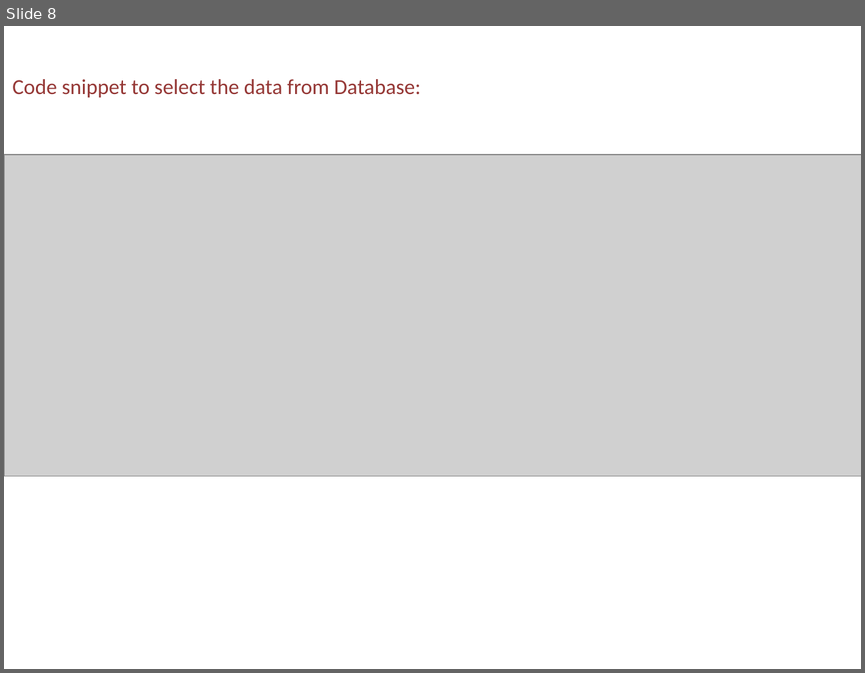
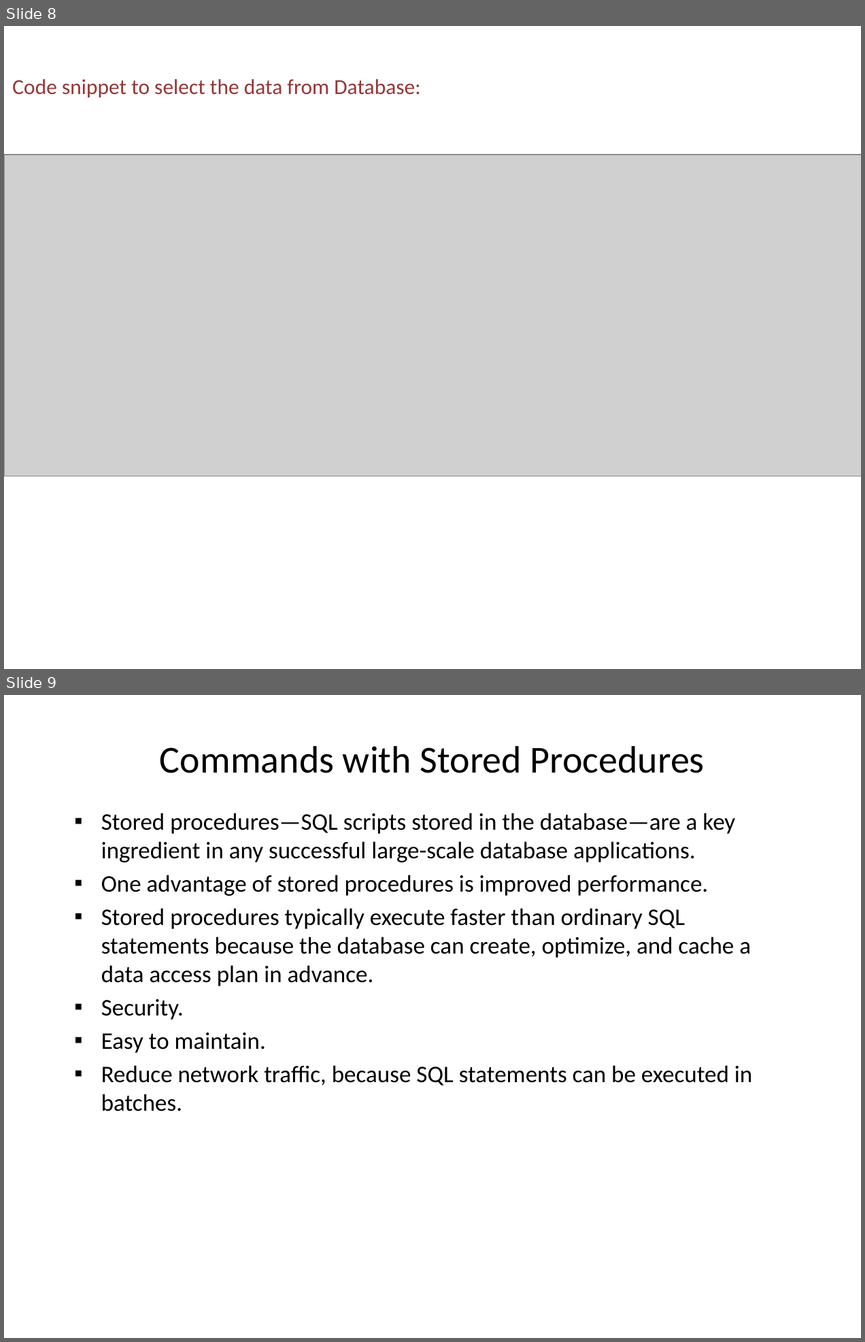
Before and after one commit to Patwaris/DotNetFullStack, a slide deck: ADONET/ADONET.pptx. Shown one above the other, each under a label of ours: slide 8 before the commit, slides 8 and 9 after it. The pictures are 865x673 and 865x1342 pixels, drawn with LibreOffice and Linux fonts; fonts in the diff are those of the drawing; grey boxes stand for pictures. Boxes give left, top, right and bottom in pixels: in the first picture for what was removed or moved away, otherwise in the second. Text is boxed around its words. In the diff, an @@ line names an element or a change of style, - is before the commit and + after.

```diff
--- a/ADONET/ADONET.pptx
+++ b/ADONET/ADONET.pptx
@@ slide 9 added at (4,695,861,1338), background #FFFFFF @@
@@ text added at (160,746,704,773), 32 pt, text #000000 @@
+Commands with Stored Procedures
@@ text added at (101,813,752,1111), 20 pt, text #000000 @@
+▪ Stored procedures—SQL scripts stored in the database—are a key ingredient in any successful large-scale database applications.
+▪ One advantage of stored procedures is improved performance.
+▪ Stored procedures typically execute faster than ordinary SQL statements because the database can create, optimize, and cache a data access plan in advance.
+▪ Security.
+▪ Easy to maintain.
+▪ Reduce network traffic, because SQL statements can be executed in batches.
```
Also in this commit, not shown: 2 other slides added, 9 other files.
